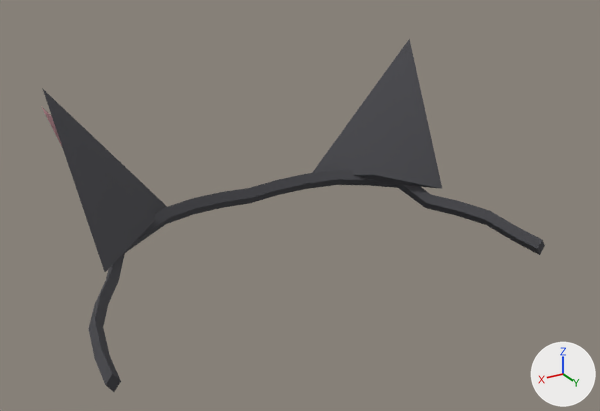
The glTF model art/characters/accessories/accessory/acc_cat_ears.glb: old version first, new version second.
Rendered twice from a 50 mm camera at (0.252, 0.377, 1.241) aimed at (0.001, -0.042, 1.031). Lighting does not change. The marker at lower right points along +X, +Y and +Z. The first picture is the older version. Vertices at exactly the same position are counted once.

Objects in the first picture: 'acc_cat_ears'.
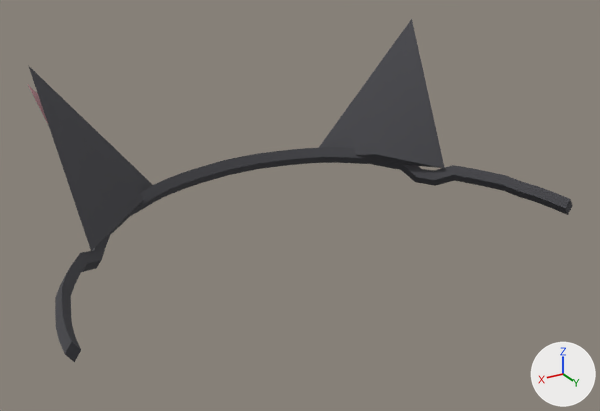
Location of each change, [x1, y1, x2, y2] in pixels of the pictures (600 x 411 px; the box of a moved part takes in the faces that stretch with it):
'acc_cat_ears', reshaped (8% wider): before [41, 39, 545, 392]; after [28, 19, 573, 362]
part 1 of me_acc_cat_ears, moved or reshaped: before [42, 88, 167, 272]; after [29, 67, 153, 251]
part 2 of me_acc_cat_ears, moved or reshaped: before [312, 39, 442, 189]; after [319, 19, 445, 168]
part 3 of me_acc_cat_ears, moved or reshaped: before [41, 106, 62, 146]; after [28, 85, 48, 124]
part 4 of me_acc_cat_ears, rebuilt (13% wider): before [88, 170, 545, 392]; after [55, 147, 573, 362]

Patch to the scene script:
```diff
--- a/art/characters/accessories/accessory/acc_cat_ears.glb.py
+++ b/art/characters/accessories/accessory/acc_cat_ears.glb.py
@@ me_acc_cat_ears @@
 # used by ob_acc_cat_ears; location = (0.0, 0.0, 0.0)
-me_acc_cat_ears.from_pydata(...)  # 102 vertices, 184 faces; spans x -0.156..0.155, y -0.126..0.024, z 0.984..1.11
+me_acc_cat_ears.from_pydata(...)  # 182 vertices, 344 faces; spans x -0.175..0.174, y -0.131..0.026, z 1.01..1.124
+# me_acc_cat_ears part 1: the loose piece of 4 vertices spanning x 0.058..0.136, y -0.126..-0.054, z 1.012..1.11 is moved by (0.005, -0.005, 0.013)
+# me_acc_cat_ears part 2: the loose piece of 4 vertices spanning x -0.136..-0.058, y -0.126..-0.054, z 1.012..1.11 is moved by (-0.005, -0.005, 0.013)
+# me_acc_cat_ears part 3: the loose piece of 4 vertices spanning x 0.071..0.138, y -0.115..-0.067, z 1.012..1.099 is moved by (0.005, -0.005, 0.013)
+# me_acc_cat_ears part 4: the loose piece of 86 vertices spanning x -0.156..0.155, y -0.118..0.024, z 0.984..1.022 is rebuilt with 166 vertices and now spans x -0.175..0.174, y -0.128..0.026, z 1.01..1.039
+# other edits to the shape of me_acc_cat_ears do not show in these pictures
 me_acc_cat_ears.materials.append(mat_m_main)
```
